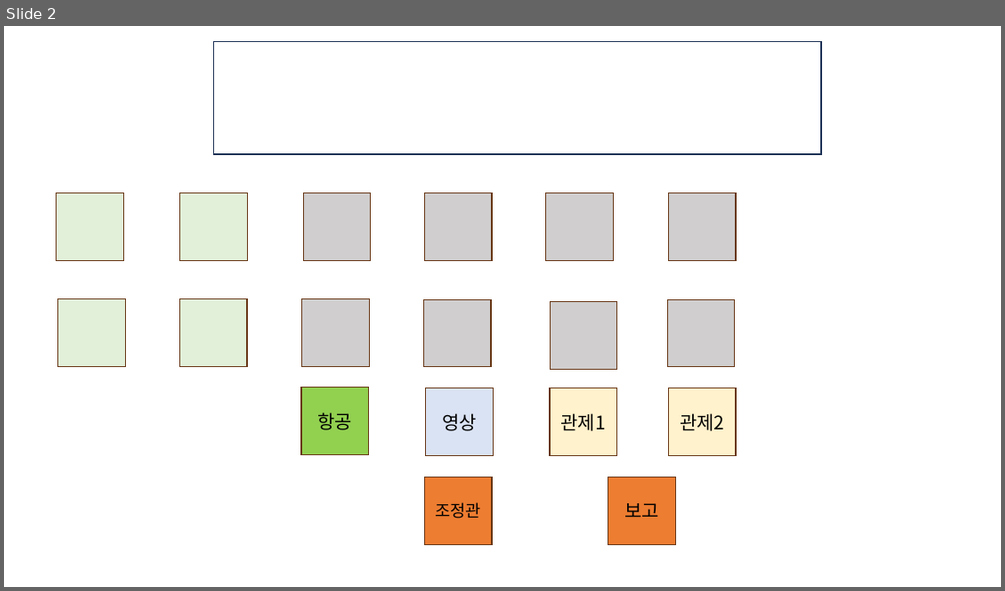
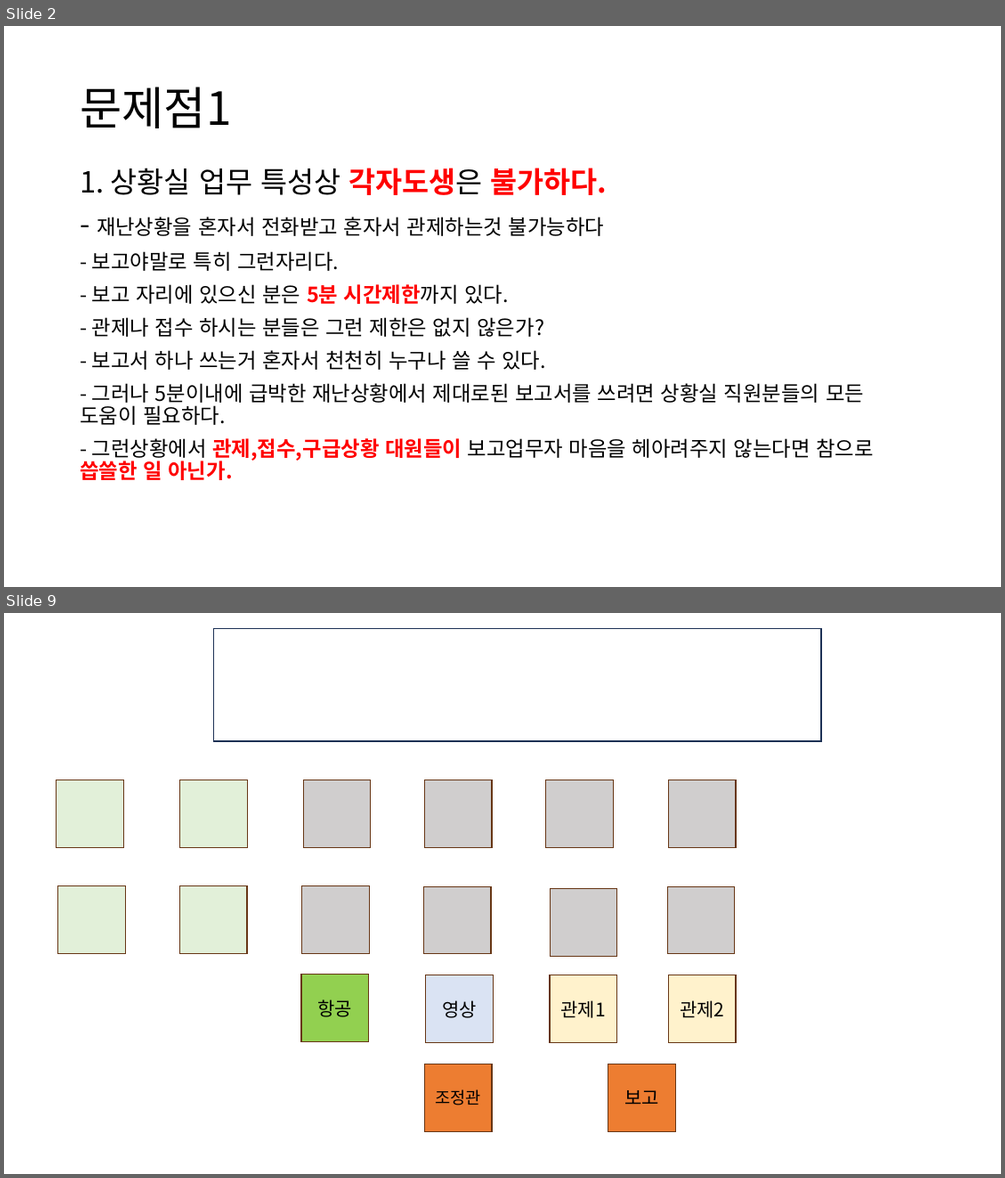
Before and after one commit to Chunopark/fire1, a slide deck: 3팀 상황실 전술.pptx. Shown one above the other, each under a label of ours: slide 2 before the commit, slides 2 and 9 after it; the slides between them are not shown. The pictures are 1005x591 and 1005x1178 pixels, drawn with LibreOffice and Linux fonts; fonts in the diff are those of the drawing. Boxes give left, top, right and bottom in pixels: in the first picture for what was removed or moved away, otherwise in the second. Text is boxed around its words. In the diff, an @@ line names an element or a change of style, - is before the commit and + after.

```diff
--- a/3팀 상황실 전술.pptx
+++ b/3팀 상황실 전술.pptx
@@ slide 2 added at (4,26,1001,587), background #FFFFFF @@
@@ title added at (80,87,231,128), 44 pt, text #000000 @@
+문제점1
@@ text added at (80,168,873,480), 20 pt, text #000000 @@
+1. 상황실 업무 특성상 각자도생은 불가하다.
+- 재난상황을 혼자서 전화받고 혼자서 관제하는것 불가능하다
+- 보고야말로 특히 그런자리다.
+- 보고 자리에 있으신 분은 5분 시간제한까지 있다.
+- 관제나 접수 하시는 분들은 그런 제한은 없지 않은가?
+- 보고서 하나 쓰는거 혼자서 천천히 누구나 쓸 수 있다.
+- 그러나 5분이내에 급박한 재난상황에서 제대로된 보고서를 쓰려면 상황실 직원분들의 모든 도움이 필요하다.
+- 그런상황에서 관제,접수,구급상황 대원들이 보고업무자 마음을 헤아려주지 않는다면 참으로 씁쓸한 일 아닌가.
@@ what was slide 2 is now slide 9 @@
```
Also in this commit, not shown: 9 other slides added, 1 slide removed.
